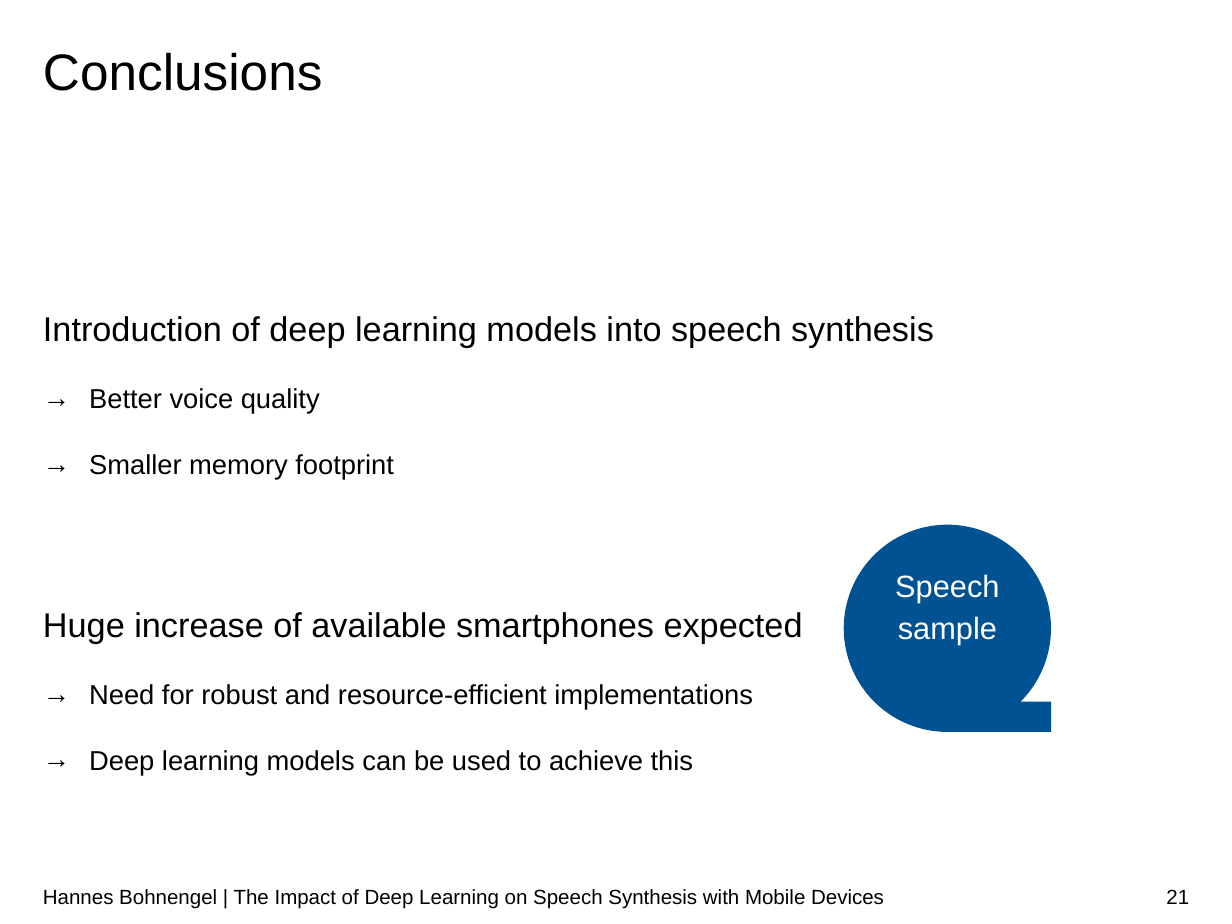
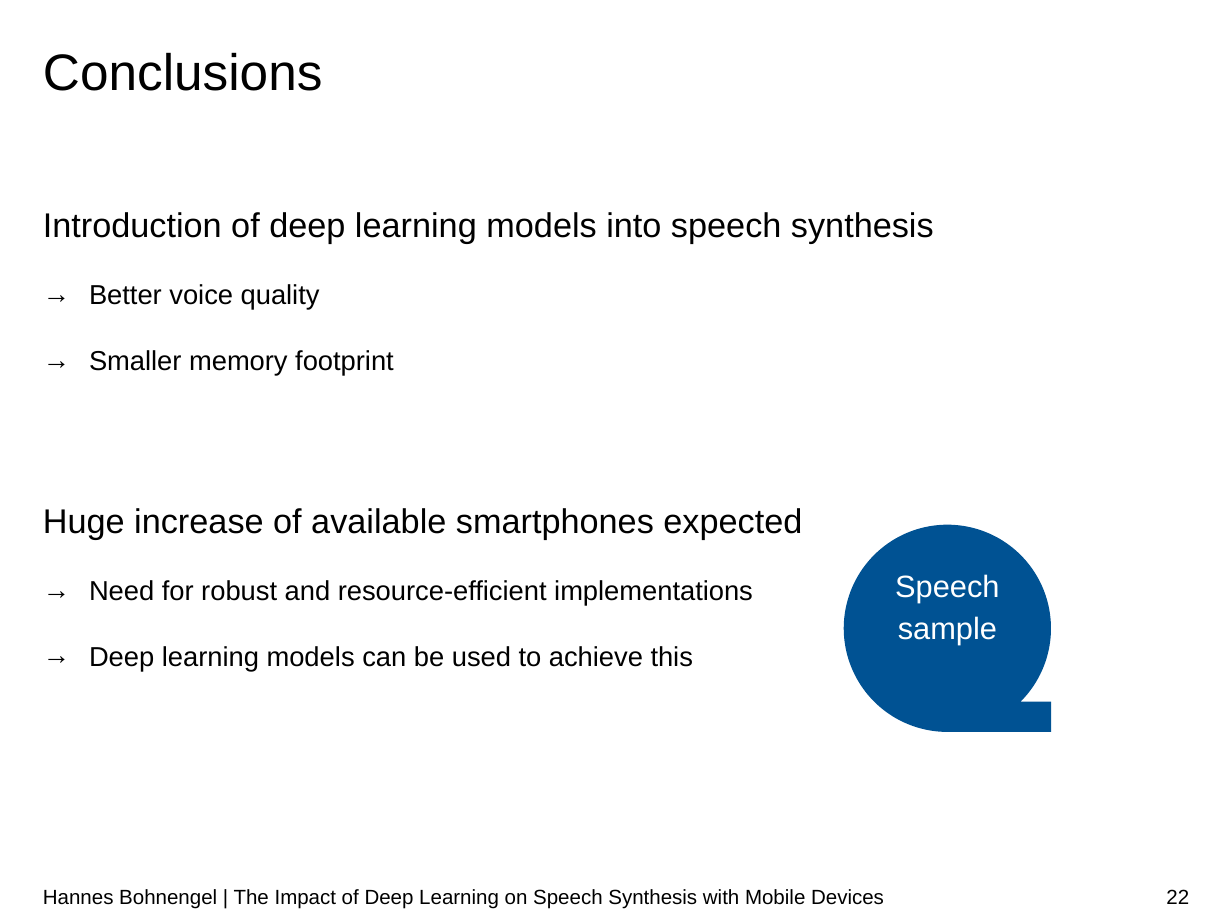
Before and after one commit to hannesb0/deeplearning, a slide deck: slide 22 of pres/Final_Presentation_V03.pptx (slide 21 before the commit). Drawn at 1232x924 pixels with LibreOffice and Linux fonts; fonts in the diff are those of the drawing; background and template pictures are left out. Boxes give left, top, right and bottom in pixels: in the first picture for what was removed or moved away, otherwise in the second. Text is boxed around its words. In the diff, an @@ line names an element or a change of style, - is before the commit and + after.

```diff
--- a/pres/Final_Presentation_V03.pptx
+++ b/pres/Final_Presentation_V03.pptx
@@ text "Introduction of deep learning models ...": place and size @@
-text "Introduction of deep learning models ..." at (43, 316, 934, 776)
+text "Introduction of deep learning models ..." at (43, 212, 934, 672)
@@ page number at (1166, 889, 1189, 904): text changed @@
-21
+22
```
Also in this commit, not shown: 10 other slides changed, 1 slide added, 4 other files.
